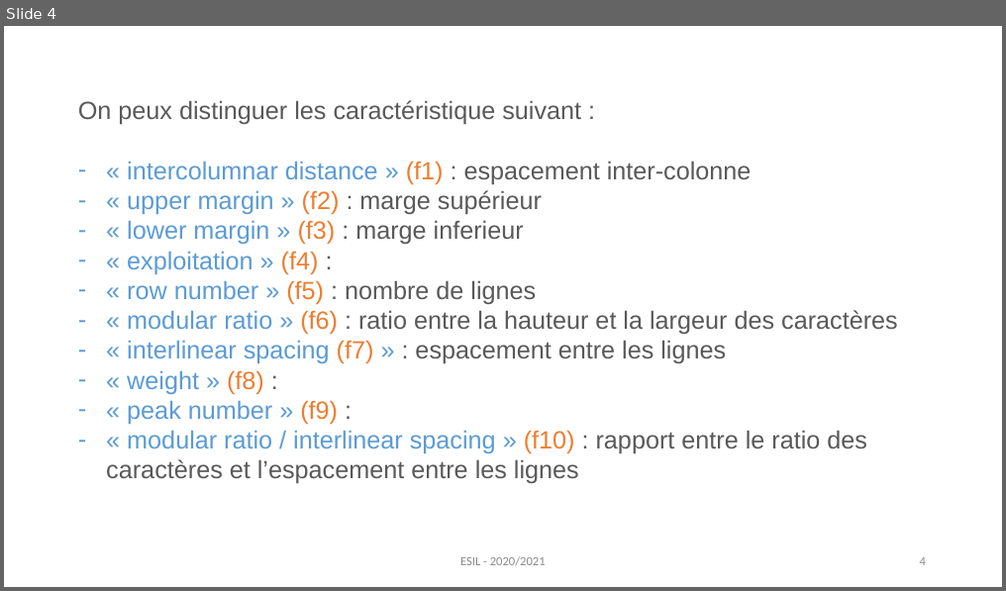
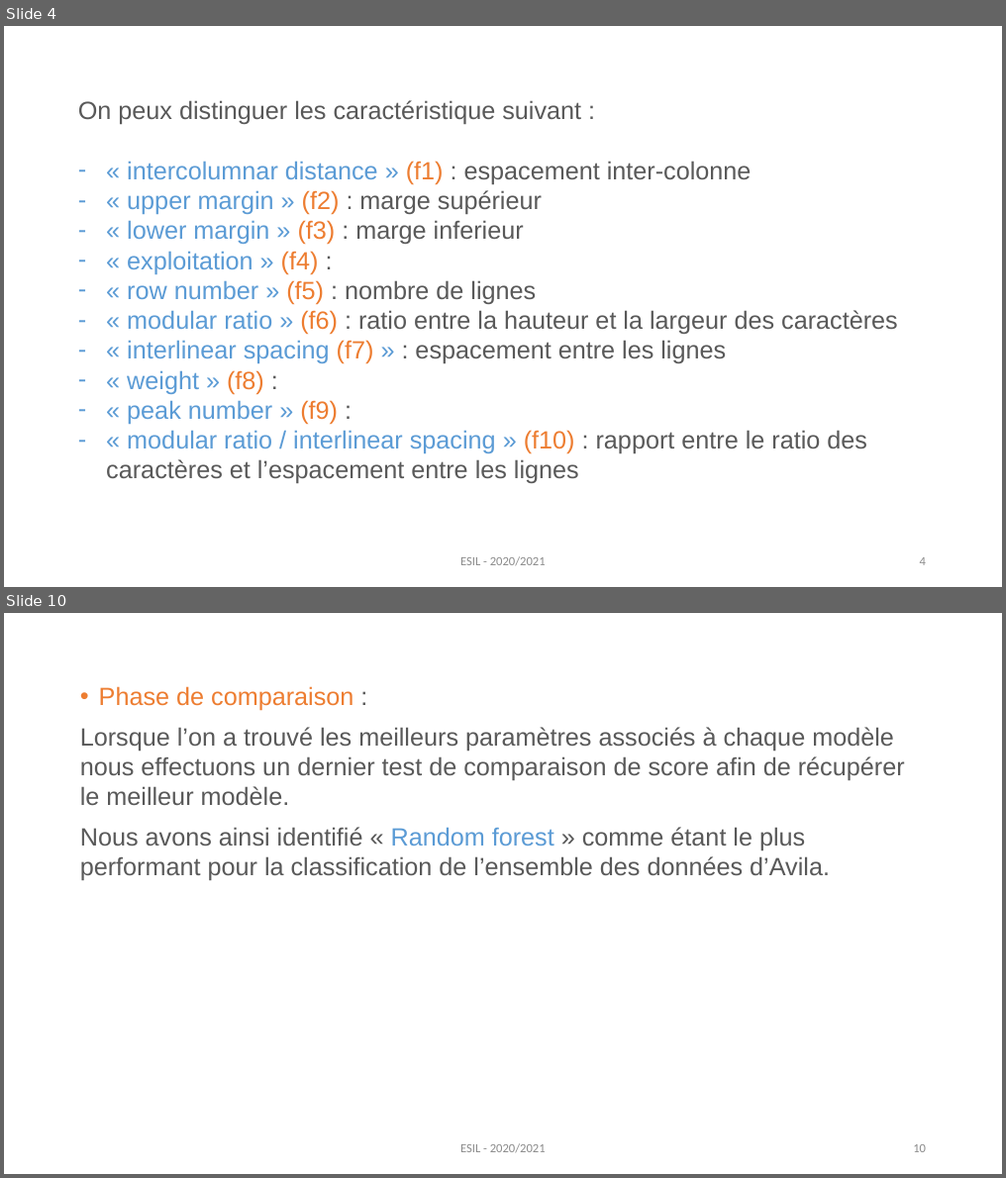
Before and after one commit to virtuel75/avila-analysis, a slide deck: docs/Avila analysis - Presentation.pptx. Shown one above the other, each under a label of ours: slide 4 before the commit, slides 4 and 10 after it; the slides between them are not shown. The pictures are 1006x591 and 1006x1178 pixels, drawn with LibreOffice and Linux fonts; fonts in the diff are those of the drawing. Boxes give left, top, right and bottom in pixels: in the first picture for what was removed or moved away, otherwise in the second. Text is boxed around its words. In the diff, an @@ line names an element or a change of style, - is before the commit and + after.

```diff
--- a/docs/Avila analysis - Presentation.pptx
+++ b/docs/Avila analysis - Presentation.pptx
@@ slide 10 added at box(4, 613, 1002, 1174), background #FFFFFF @@
@@ text added at box(80, 686, 905, 880), 24 pt, text #595959 @@
+• Phase de comparaison :
+Lorsque l’on a trouvé les meilleurs paramètres associés à chaque modèle nous effectuons un dernier test de comparaison de score afin de récupérer le meilleur modèle.
+Nous avons ainsi identifié « Random forest » comme étant le plus performant pour la classification de l’ensemble des données d’Avila.
@@ text added at box(460, 1144, 546, 1154), 12 pt, text #8C8C8C @@
+ESIL - 2020/2021
@@ page number added at box(913, 1145, 926, 1153), 12 pt, text #8C8C8C @@
+10
```
Also in this commit, not shown: 4 slides changed, 2 other slides added, 2 slides removed, 1 other file.
